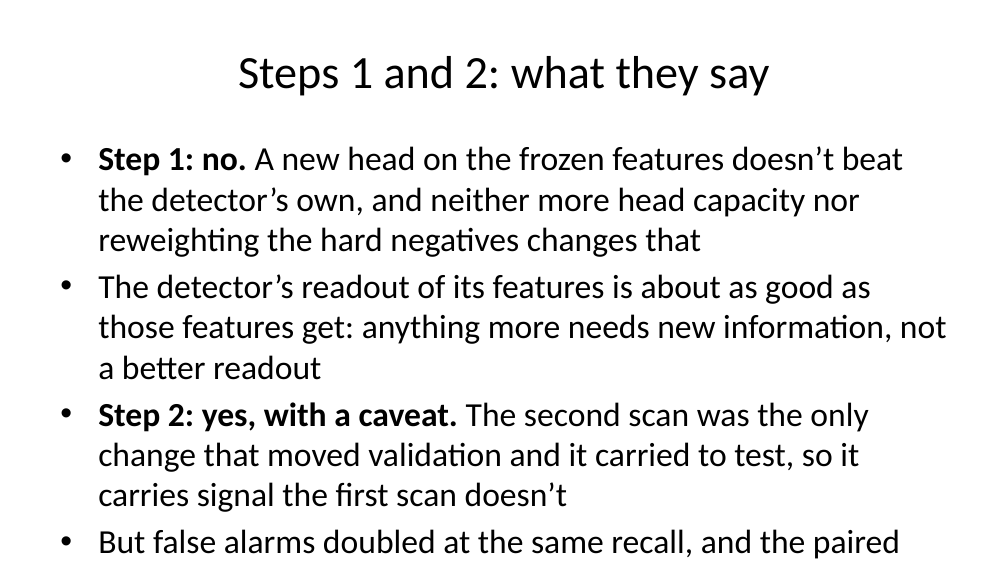
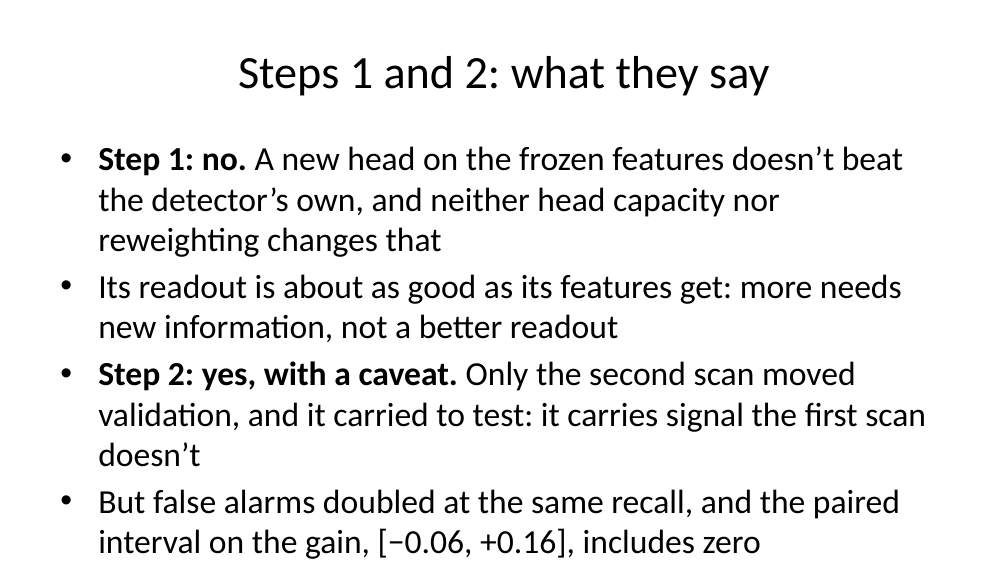
Before and after one commit to jakeryderv/tornado-onset, a slide deck: slide 10 of slides.pptx. Drawn at 1008x567 pixels with LibreOffice and Linux fonts; fonts in the diff are those of the drawing. Boxes give left, top, right and bottom in pixels: in the first picture for what was removed or moved away, otherwise in the second. Text is boxed around its words. In the diff, an @@ line names an element or a change of style, - is before the commit and + after.

Commit message:
Slides: shorter step 1-2 reading

```diff
--- a/slides.pptx
+++ b/slides.pptx
@@ text at <box>98,146,926,467</box>: text changed @@
-• Step 1: no. A new head on the frozen features doesn’t beat the detector’s own, and neither more head capacity nor reweighting the hard negatives changes that
-• The detector’s readout of its features is about as good as those features get: anything more needs new information, not a better readout
-• Step 2: yes, with a caveat. The second scan was the only change that moved validation and it carried to test, so it carries signal the first scan doesn’t
+• Step 1: no. A new head on the frozen features doesn’t beat the detector’s own, and neither head capacity nor reweighting changes that
+• Its readout is about as good as its features get: more needs new information, not a better readout
+• Step 2: yes, with a caveat. Only the second scan moved validation, and it carried to test: it carries signal the first scan doesn’t
```
Also in this commit, not shown: 1 other file.
